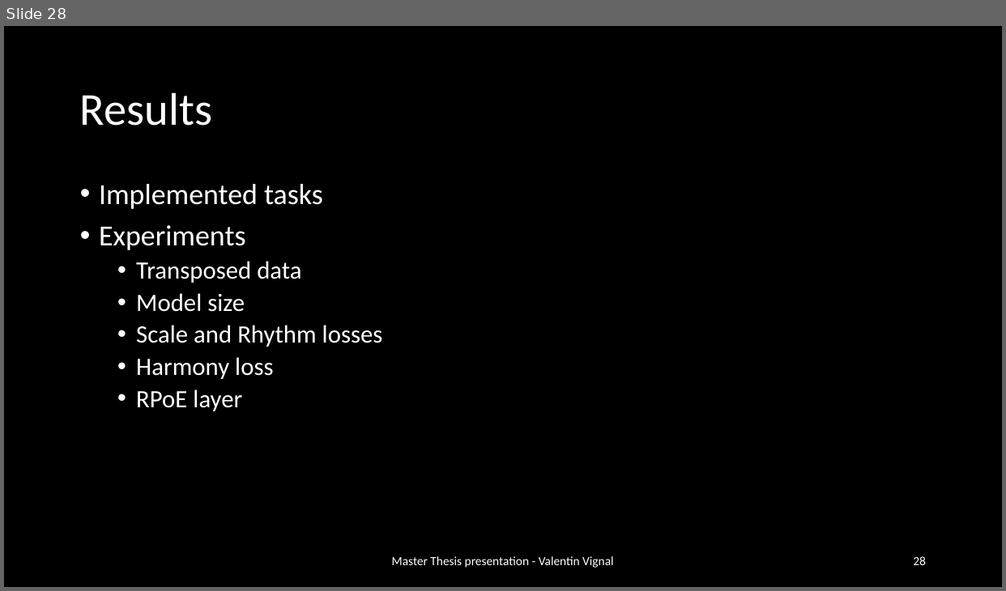
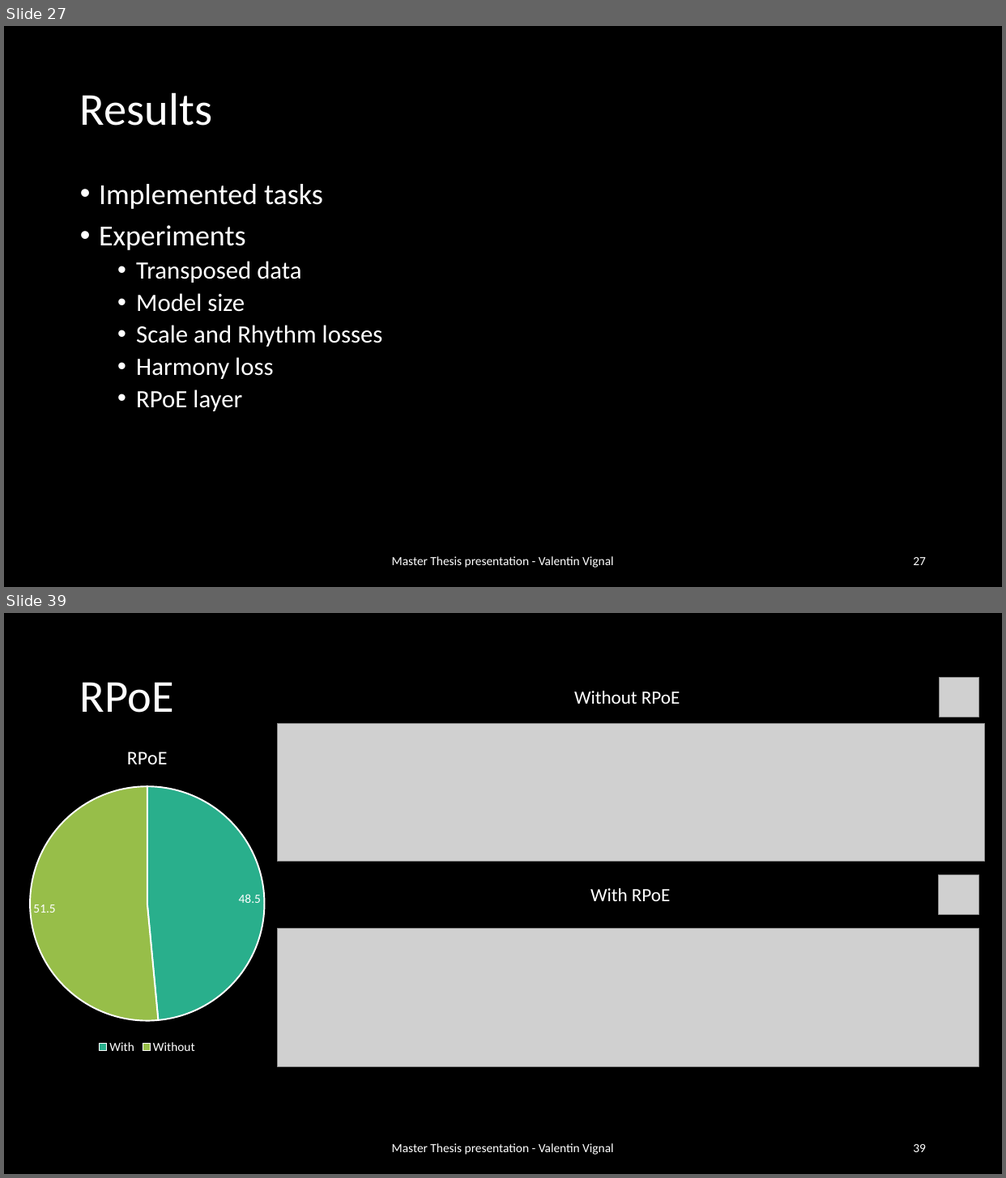
Before and after one commit to ValentinVignal/Dissertation-Report, a slide deck: Presentation/Presentation.pptx. Shown one above the other, each under a label of ours: slide 28 before the commit, slides 27 and 39 after it; the slides between them are not shown. The pictures are 1006x591 and 1006x1178 pixels, drawn with LibreOffice and Linux fonts; fonts in the diff are those of the drawing; grey boxes stand for pictures. Boxes give left, top, right and bottom in pixels: in the first picture for what was removed or moved away, otherwise in the second. Text is boxed around its words. In the diff, an @@ line names an element or a change of style, - is before the commit and + after.

```diff
--- a/Presentation/Presentation.pptx
+++ b/Presentation/Presentation.pptx
@@ slide 39 added at [4,613,1002,1174], background #000000 @@
@@ title added at [80,682,174,713], 44 pt, text #FFFFFF @@
+RPoE
@@ picture added at [939,677,978,717] @@
@@ text added at [574,691,680,704], 18 pt, text #FFFFFF @@
+Without RPoE
@@ pie chart added at [4,730,291,1058] @@
+title "RPoE"
+categories: With, Without
+RPoE: 48.5, 51.5
@@ picture added at [277,724,985,862] @@
@@ picture added at [939,875,978,914] @@
@@ text added at [590,888,670,901], 18 pt, text #FFFFFF @@
+With RPoE
@@ picture added at [277,928,978,1067] @@
@@ text added at [392,1144,613,1155], 12 pt, text #FFFFFF @@
+Master Thesis presentation - Valentin Vignal
@@ page number added at [913,1144,926,1152], 12 pt, text #FFFFFF @@
+39
@@ what was slide 28 is now slide 27 @@
@@ page number at [913,557,926,565]: text changed @@
-28
+27
```
Also in this commit, not shown: 13 slides changed, 18 other slides added, 45 other files.
